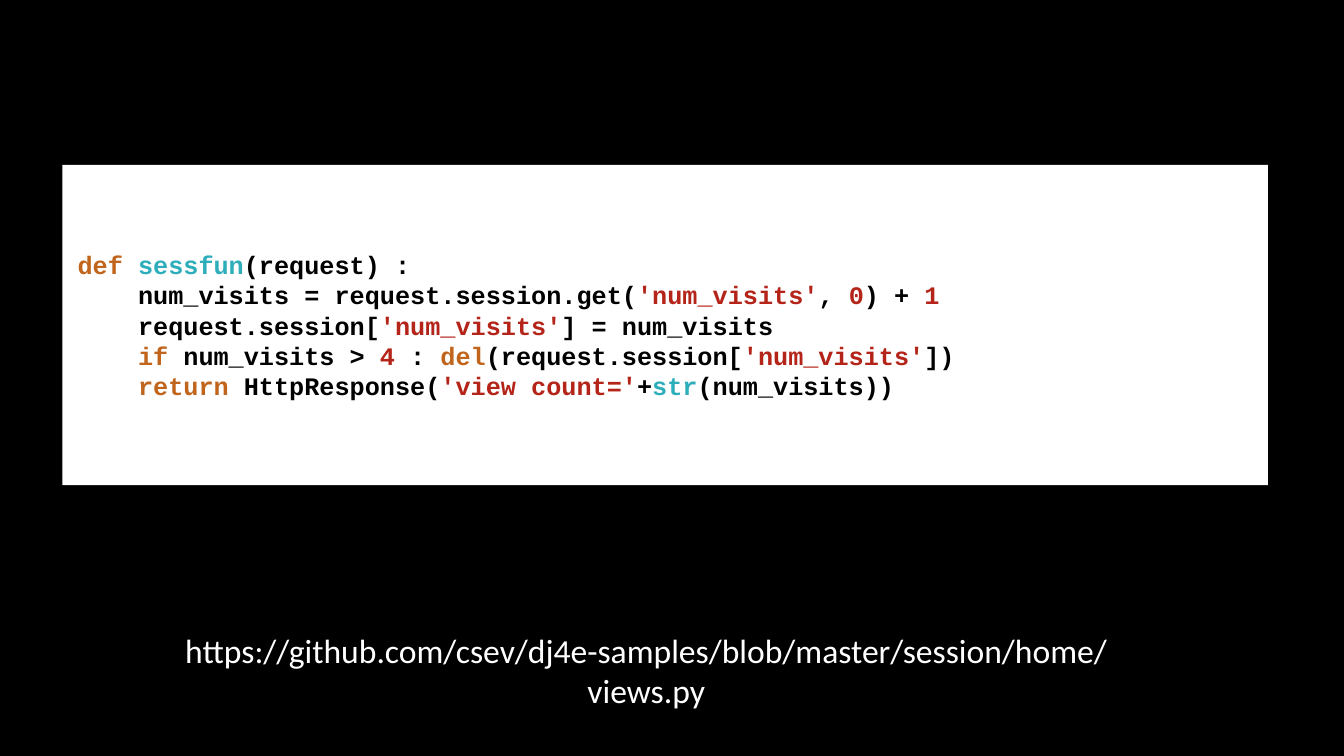
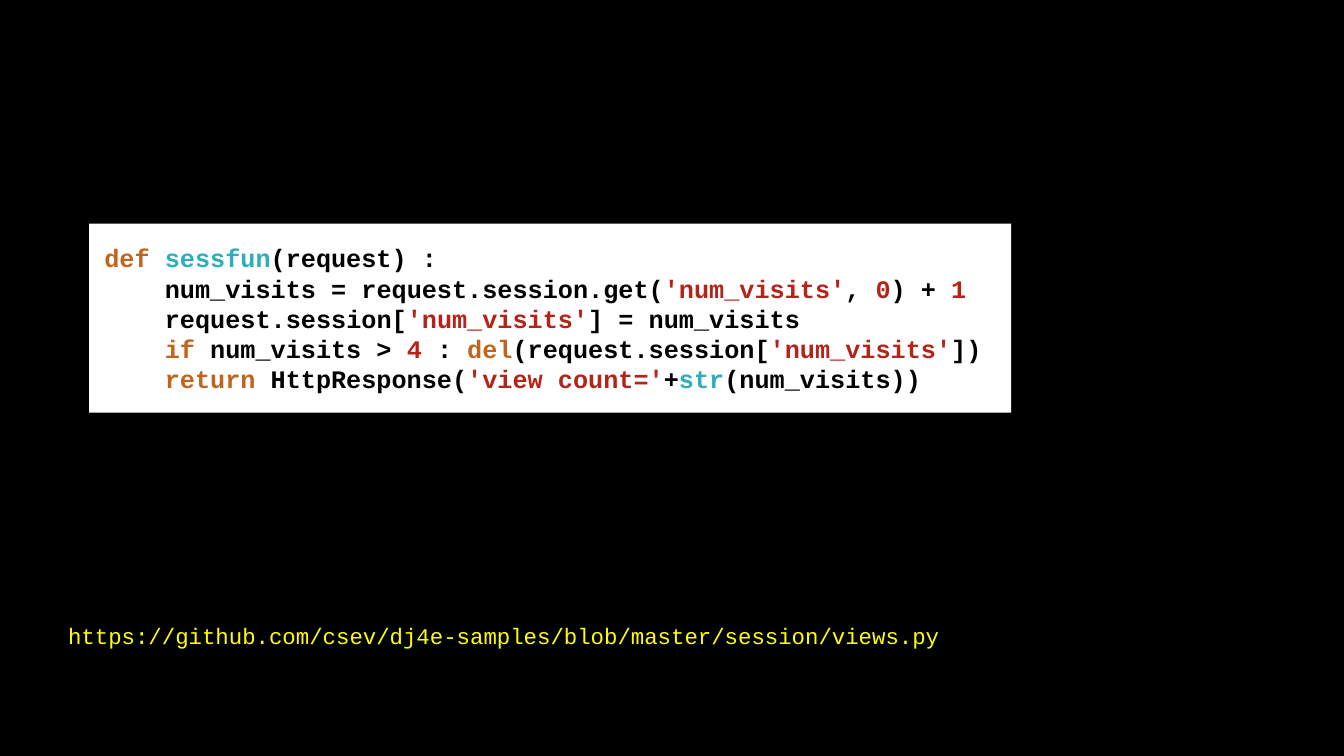
Before and after one commit to csev/dj4e, a slide deck: slide 23 of lectures/DJ-07-Cookies-Sessions.pptx. Drawn at 1344x756 pixels with LibreOffice and Linux fonts; fonts in the diff are those of the drawing. Boxes give left, top, right and bottom in pixels: in the first picture for what was removed or moved away, otherwise in the second. Text is boxed around its words. In the diff, an @@ line names an element or a change of style, - is before the commit and + after.

```diff
--- a/lectures/DJ-07-Cookies-Sessions.pptx
+++ b/lectures/DJ-07-Cookies-Sessions.pptx
@@ rectangle "def sessfun(request) :": place and size @@
-rectangle "def sessfun(request) :" at [63, 165, 1268, 486]
+rectangle "def sessfun(request) :" at [90, 224, 1012, 413]
@@ text at [68, 628, 939, 649]: text changed; size 24 to 16 pt; font Calibri to Courier New; text colour #FFFFFF to #FFFF00 @@
-https://github.com/csev/dj4e-samples/blob/master/session/home/views.py
+https://github.com/csev/dj4e-samples/blob/master/session/views.py
```
Also in this commit, not shown: 7 other slides changed, 7 slides added, 6 slides removed, 7 other files.
